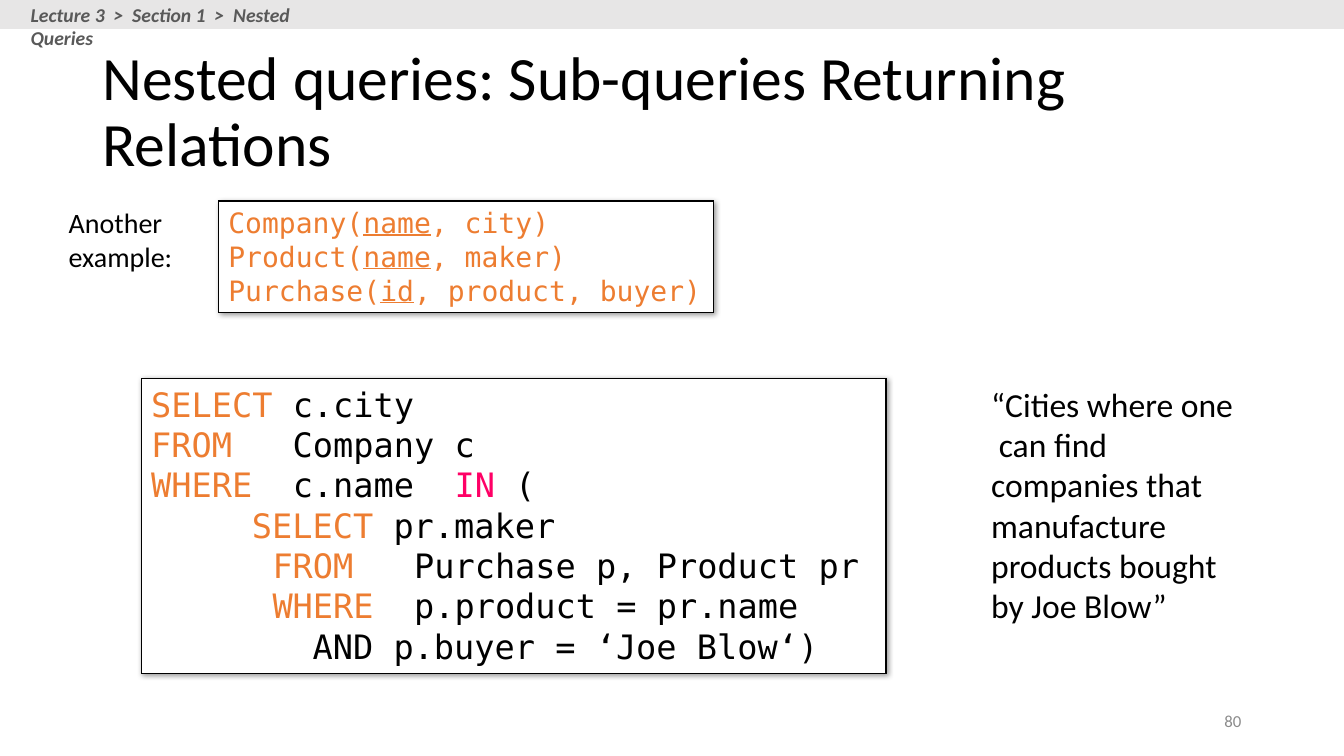
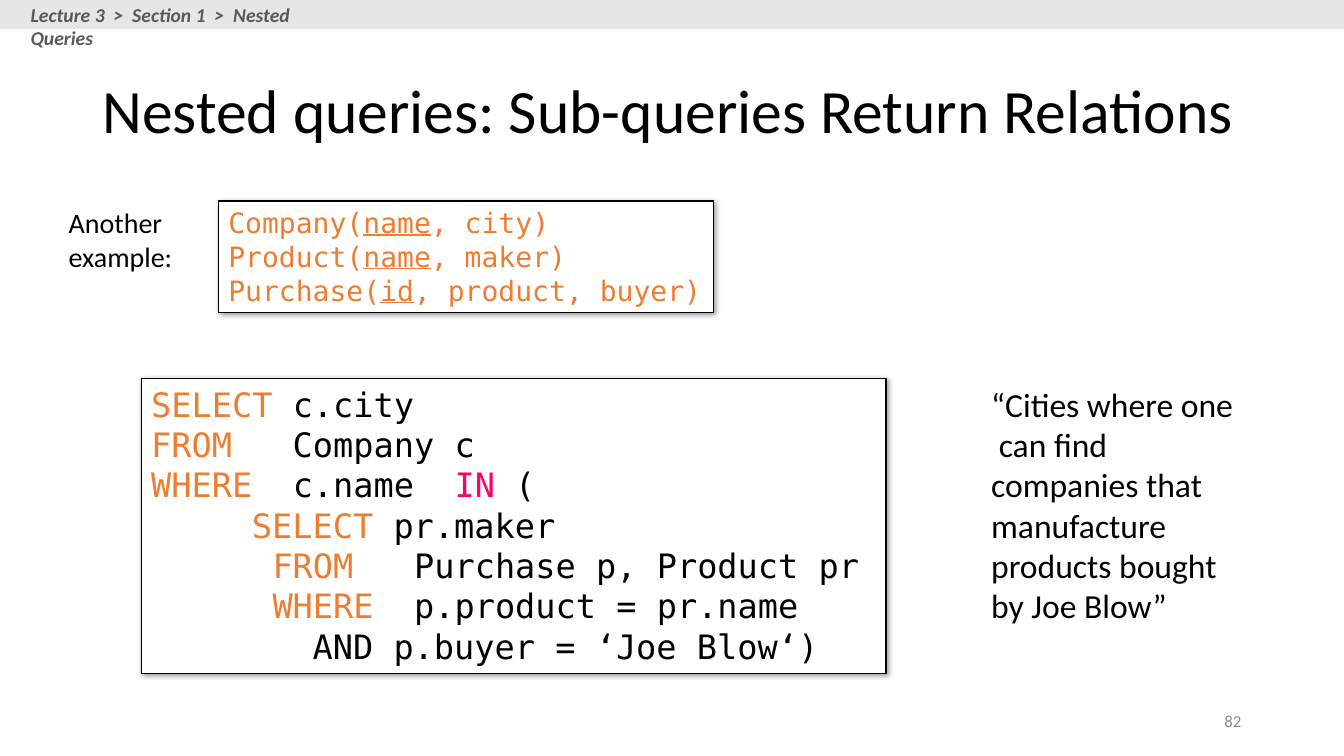
Before and after one commit to stanford-futuredata/cs145-2017, a slide deck: slide 82 of lectures/lecture-2-3/Lecture_2_3_SQL.pptx (slide 80 before the commit). Drawn at 1344x756 pixels with LibreOffice and Linux fonts; fonts in the diff are those of the drawing. Boxes give left, top, right and bottom in pixels: in the first picture for what was removed or moved away, otherwise in the second. Text is boxed around its words. In the diff, an @@ line names an element or a change of style, - is before the commit and + after.

```diff
--- a/lectures/lecture-2-3/Lecture_2_3_SQL.pptx
+++ b/lectures/lecture-2-3/Lecture_2_3_SQL.pptx
@@ title at [102,90,1233,143]: text changed @@
-Nested queries: Sub-queries Returning Relations
+Nested queries: Sub-queries Return Relations
@@ page number at [1224,715,1241,727]: text changed @@
-80
+82
```
Also in this commit, not shown: 10 other slides changed, 2 slides added, 1 slide removed, 1 other file.
